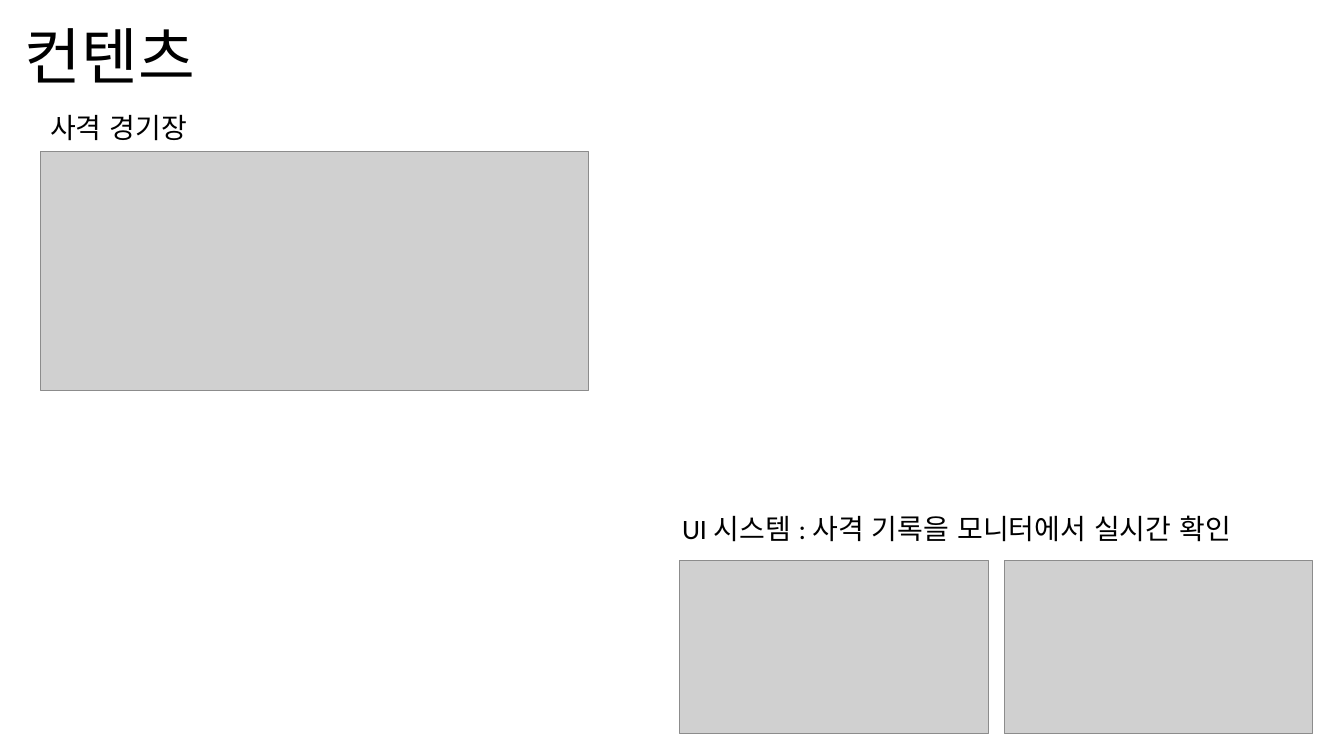
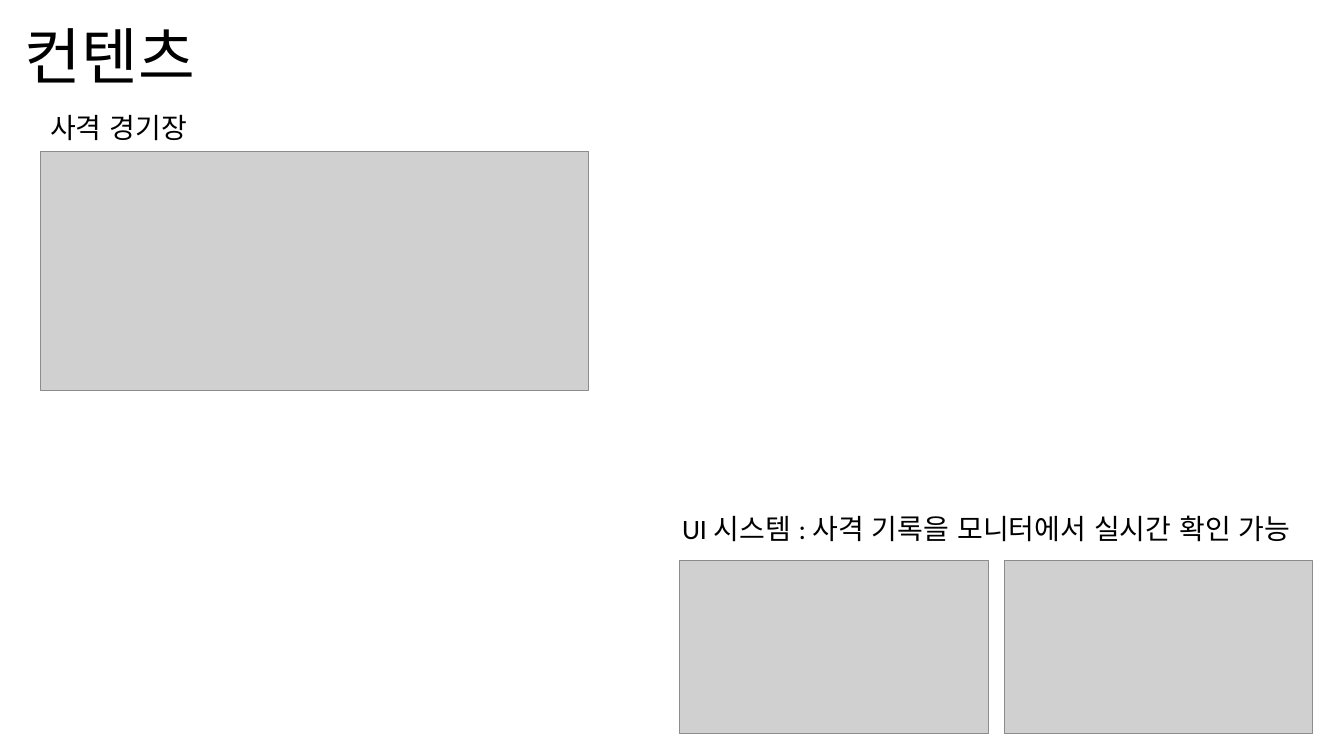
Before and after one commit to sungone/VRTermProject, a slide deck: slide 3 of 기획발표PPT.pptx. Drawn at 1344x756 pixels with LibreOffice and Linux fonts; fonts in the diff are those of the drawing; grey boxes stand for pictures. Boxes give left, top, right and bottom in pixels: in the first picture for what was removed or moved away, otherwise in the second. Text is boxed around its words. In the diff, an @@ line names an element or a change of style, - is before the commit and + after.

```diff
--- a/기획발표PPT.pptx
+++ b/기획발표PPT.pptx
@@ text at (682,515,1291,542): text changed @@
-UI 시스템 : 사격 기록을 모니터에서 실시간 확인
+UI 시스템 : 사격 기록을 모니터에서 실시간 확인 가능
```
Also in this commit, not shown: 1 other slide changed, 39 other files.
